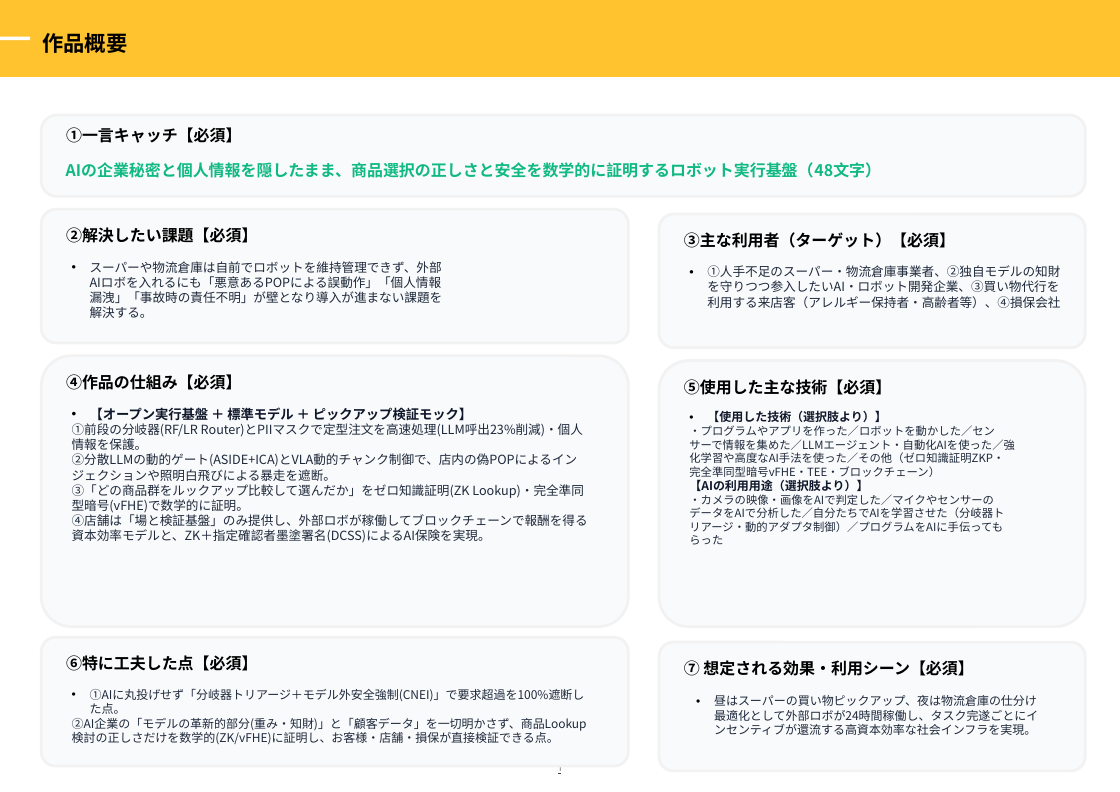
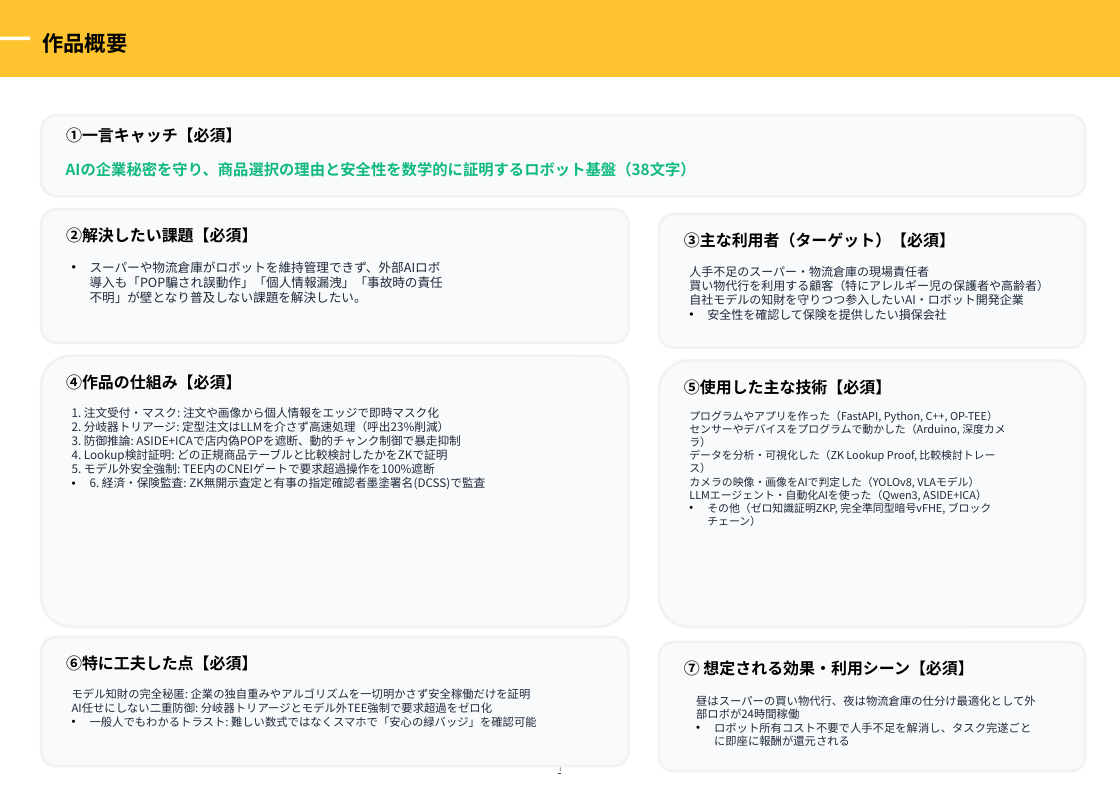
Before and after one commit to sururu-k/ProofPick, a slide deck: slide 2 of md/zenjyocon_entry_sheet_2026.pptx. Drawn at 1120x792 pixels with LibreOffice and Linux fonts; fonts in the diff are those of the drawing; background and template pictures are left out. Boxes give left, top, right and bottom in pixels: in the first picture for what was removed or moved away, otherwise in the second. Text is boxed around its words. In the diff, an @@ line names an element or a change of style, - is before the commit and + after.

```diff
--- a/md/zenjyocon_entry_sheet_2026.pptx
+++ b/md/zenjyocon_entry_sheet_2026.pptx
@@ text at box(66, 162, 696, 177): text changed; size 12 to 11.5 pt @@
-AIの企業秘密と個人情報を隠したまま、商品選択の正しさと安全を数学的に証明するロボット実行基盤（48文字）
+AIの企業秘密を守り、商品選択の理由と安全性を数学的に証明するロボット基盤（38文字）
@@ text at box(90, 261, 443, 303): text changed @@
-• スーパーや物流倉庫は自前でロボットを維持管理できず、外部AIロボを入れるにも「悪意あるPOPによる誤動作」「個人情報漏洩」「事故時の責任不明」が壁となり導入が進まない課題を解決する。
+• スーパーや物流倉庫がロボットを維持管理できず、外部AIロボ導入も「POP騙され誤動作」「個人情報漏洩」「事故時の責任不明」が壁となり普及しない課題を解決したい。
@@ text at box(689, 266, 1049, 320): text changed; size 9.5 to 9 pt @@
-• ①人手不足のスーパー・物流倉庫事業者、②独自モデルの知財を守りつつ参入したいAI・ロボット開発企業、③買い物代行を利用する来店客（アレルギー保持者・高齢者等）、④損保会社
+• 人手不足のスーパー・物流倉庫の現場責任者
+  買い物代行を利用する顧客（特にアレルギー児の保護者や高齢者）
+  自社モデルの知財を守りつつ参入したいAI・ロボット開発企業
+  安全性を確認して保険を提供したい損保会社
@@ text at box(72, 407, 485, 489): text changed; size 9.5 to 8.8 pt @@
-• 【オープン実行基盤 ＋ 標準モデル ＋ ピックアップ検証モック】
-①前段の分岐器(RF/LR Router)とPIIマスクで定型注文を高速処理(LLM呼出23%削減)・個人情報を保護。
-②分散LLMの動的ゲート(ASIDE+ICA)とVLA動的チャンク制御で、店内の偽POPによるインジェクションや照明白飛びによる暴走を遮断。
-③「どの商品群をルックアップ比較して選んだか」をゼロ知識証明(ZK Lookup)・完全準同型暗号(vFHE)で数学的に証明。
-④店舗は「場と検証基盤」のみ提供し、外部ロボが稼働してブロックチェーンで報酬を得る資本効率モデルと、ZK＋指定確認者墨塗署名(DCSS)によるAI保険を実現。
+• 1. 注文受付・マスク: 注文や画像から個人情報をエッジで即時マスク化
+  2. 分岐器トリアージ: 定型注文はLLMを介さず高速処理（呼出23%削減）
+  3. 防御推論: ASIDE+ICAで店内偽POPを遮断、動的チャンク制御で暴走抑制
+  4. Lookup検討証明: どの正規商品テーブルと比較検討したかをZKで証明
+  5. モデル外安全強制: TEE内のCNEIゲートで要求超過操作を100%遮断
+  6. 経済・保険監査: ZK無開示査定と有事の指定確認者墨塗署名(DCSS)で監査
@@ text at box(689, 411, 1005, 526): text changed; size 8.5 to 8.2 pt @@
-• 【使用した技術（選択肢より）】
-・プログラムやアプリを作った／ロボットを動かした／センサーで情報を集めた／LLMエージェント・自動化AIを使った／強化学習や高度なAI手法を使った／その他（ゼロ知識証明ZKP・完全準同型暗号vFHE・TEE・ブロックチェーン）
-【AIの利用用途（選択肢より）】
-・カメラの映像・画像をAIで判定した／マイクやセンサーのデータをAIで分析した／自分たちでAIを学習させた（分岐器トリアージ・動的アダプタ制御）／プログラムをAIに手伝ってもらった
+• プログラムやアプリを作った（FastAPI, Python, C++, OP-TEE）
+  センサーやデバイスをプログラムで動かした（Arduino, 深度カメラ）
+  データを分析・可視化した（ZK Lookup Proof, 比較検討トレース）
+  カメラの映像・画像をAIで判定した（YOLOv8, VLAモデル）
+  LLMエージェント・自動化AIを使った（Qwen3, ASIDE+ICA）
+  その他（ゼロ知識証明ZKP, 完全準同型暗号vFHE, ブロックチェーン）
@@ text at box(72, 688, 537, 727): text changed; size 9 to 8.5 pt @@
-• ①AIに丸投げせず「分岐器トリアージ＋モデル外安全強制(CNEI)」で要求超過を100%遮断した点。
-②AI企業の「モデルの革新的部分(重み・知財)」と「顧客データ」を一切明かさず、商品Lookup検討の正しさだけを数学的(ZK/vFHE)に証明し、お客様・店舗・損保が直接検証できる点。
+• モデル知財の完全秘匿: 企業の独自重みやアルゴリズムを一切明かさず安全稼働だけを証明
+  AI任せにしない二重防御: 分岐器トリアージとモデル外TEE強制で要求超過をゼロ化
+  一般人でもわかるトラスト: 難しい数式ではなくスマホで「安心の緑バッジ」を確認可能
@@ text at box(696, 695, 1036, 746): text changed; size 9 to 8.5 pt @@
-• 昼はスーパーの買い物ピックアップ、夜は物流倉庫の仕分け最適化として外部ロボが24時間稼働し、タスク完遂ごとにインセンティブが還流する高資本効率な社会インフラを実現。
+• 昼はスーパーの買い物代行、夜は物流倉庫の仕分け最適化として外部ロボが24時間稼働
+  ロボット所有コスト不要で人手不足を解消し、タスク完遂ごとに即座に報酬が還元される
```
Also in this commit, not shown: 10 other slides changed.
